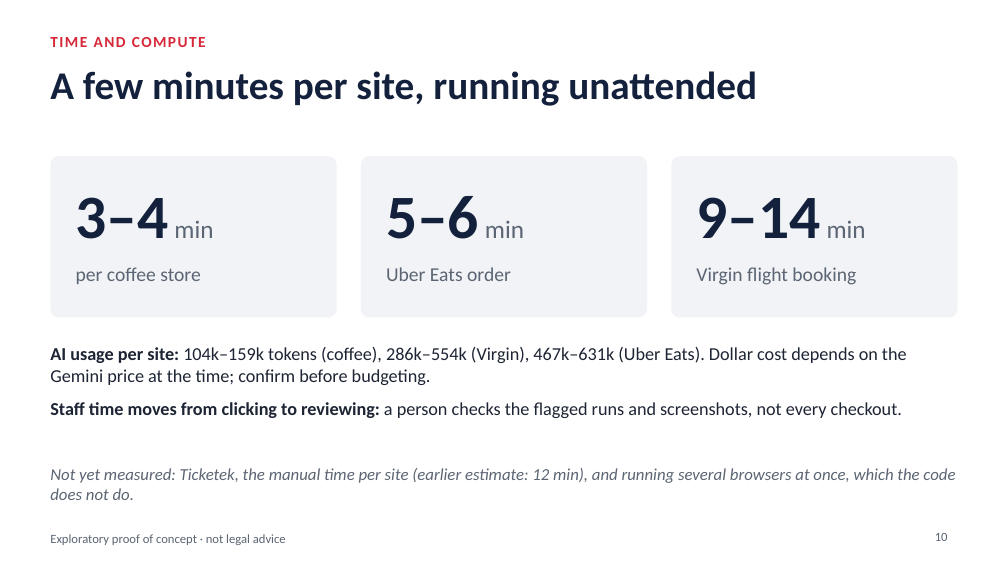
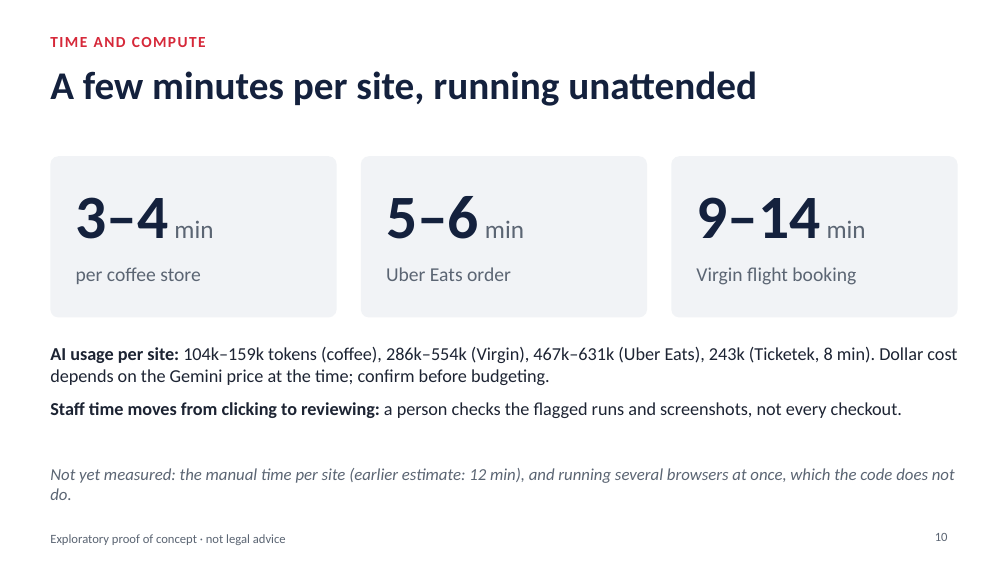
Before and after one commit to roflov2/browser-automation, a slide deck: slide 10 of docs/Drip_Pricing_PoC_revised.pptx. Drawn at 1008x567 pixels with LibreOffice and Linux fonts; fonts in the diff are those of the drawing. Boxes give left, top, right and bottom in pixels: in the first picture for what was removed or moved away, otherwise in the second. Text is boxed around its words. In the diff, an @@ line names an element or a change of style, - is before the commit and + after.

```diff
--- a/docs/Drip_Pricing_PoC_revised.pptx
+++ b/docs/Drip_Pricing_PoC_revised.pptx
@@ text at [50,347,957,385]: text changed @@
-AI usage per site: 104k–159k tokens (coffee), 286k–554k (Virgin), 467k–631k (Uber Eats). Dollar cost depends on the Gemini price at the time; confirm before budgeting.
+AI usage per site: 104k–159k tokens (coffee), 286k–554k (Virgin), 467k–631k (Uber Eats), 243k (Ticketek, 8 min). Dollar cost depends on the Gemini price at the time; confirm before budgeting.
@@ text at [50,468,955,500]: text changed @@
-Not yet measured: Ticketek, the manual time per site (earlier estimate: 12 min), and running several browsers at once, which the code does not do.
+Not yet measured: the manual time per site (earlier estimate: 12 min), and running several browsers at once, which the code does not do.
```
Also in this commit, not shown: 3 other slides changed.
